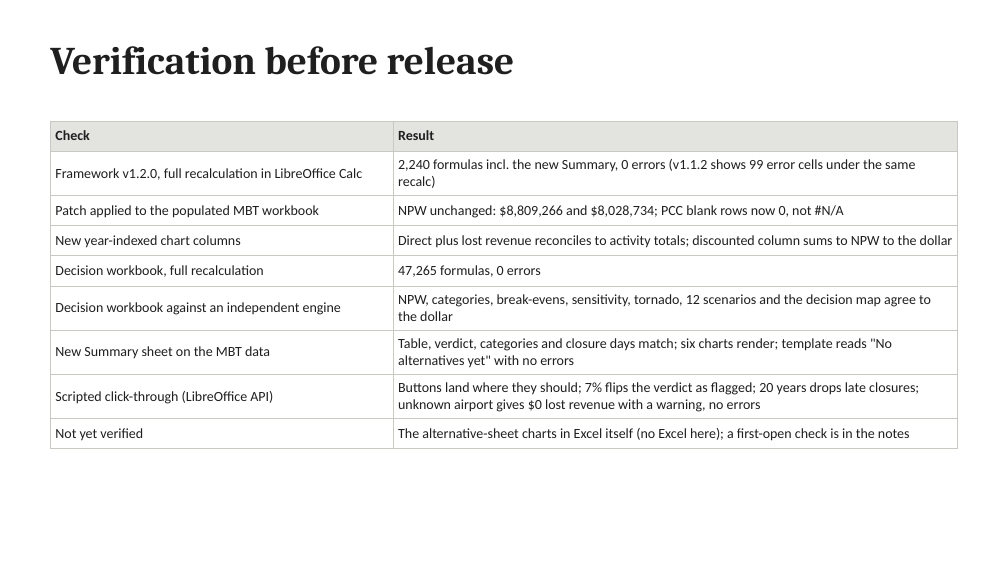
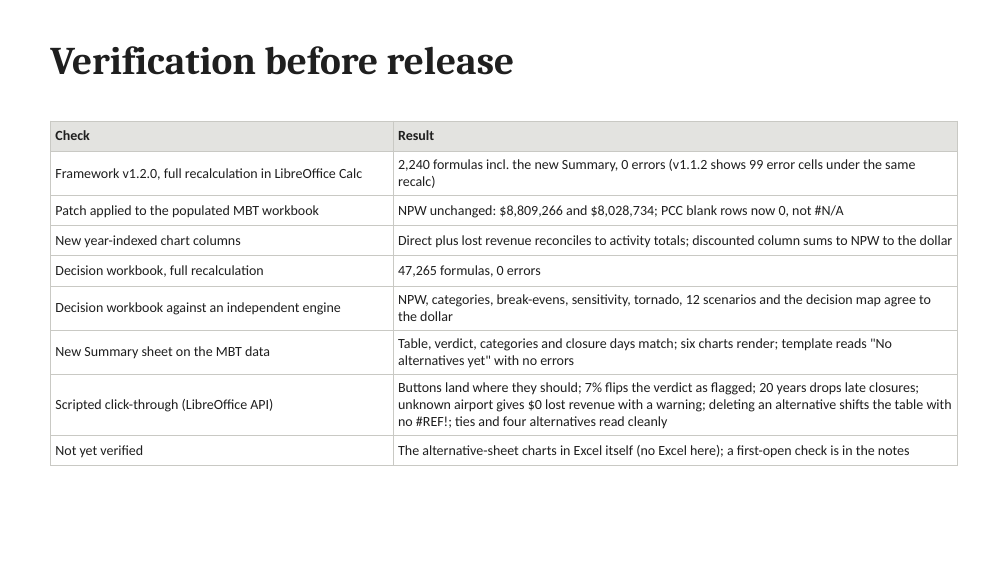
Before and after one commit to JosephD130/lcca-dashboard, a slide deck: slide 17 of tdot-lcca/TDOT_LCCA_Review_and_v1.2.0_Update.pptx. Drawn at 1008x567 pixels with LibreOffice and Linux fonts; fonts in the diff are those of the drawing. Boxes give left, top, right and bottom in pixels: in the first picture for what was removed or moved away, otherwise in the second. Text is boxed around its words. In the diff, an @@ line names an element or a change of style, - is before the commit and + after.

```diff
--- a/tdot-lcca/TDOT_LCCA_Review_and_v1.2.0_Update.pptx
+++ b/tdot-lcca/TDOT_LCCA_Review_and_v1.2.0_Update.pptx
@@ table at [50,121,958,462] @@
-row 8, column 2: Buttons land where they should; 7% flips the verdict as flagged; 20 years drops late closures; unknown airport gives $0 lost revenue with a warning, no errors
+row 8, column 2: Buttons land where they should; 7% flips the verdict as flagged; 20 years drops late closures; unknown airport gives $0 lost revenue with a warning; deleting an alternative shifts the table with no #REF!; ties and four alternatives read cleanly
```
Also in this commit, not shown: 14 other files.
